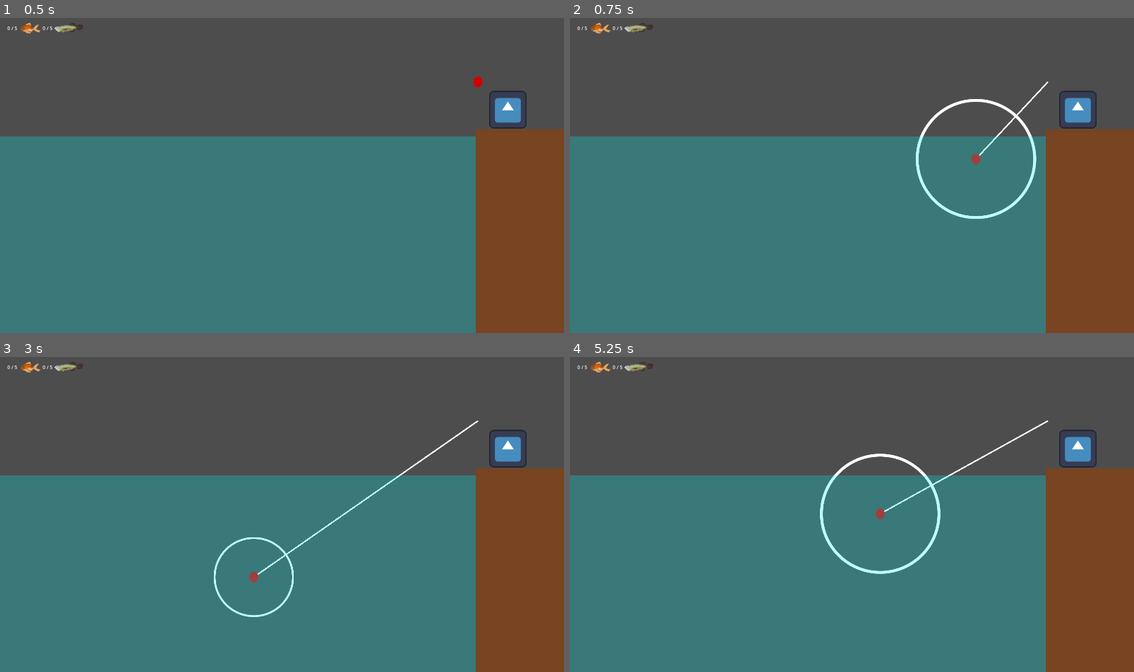
Above: before the commit, frames 1-4 (two rows, left to right).
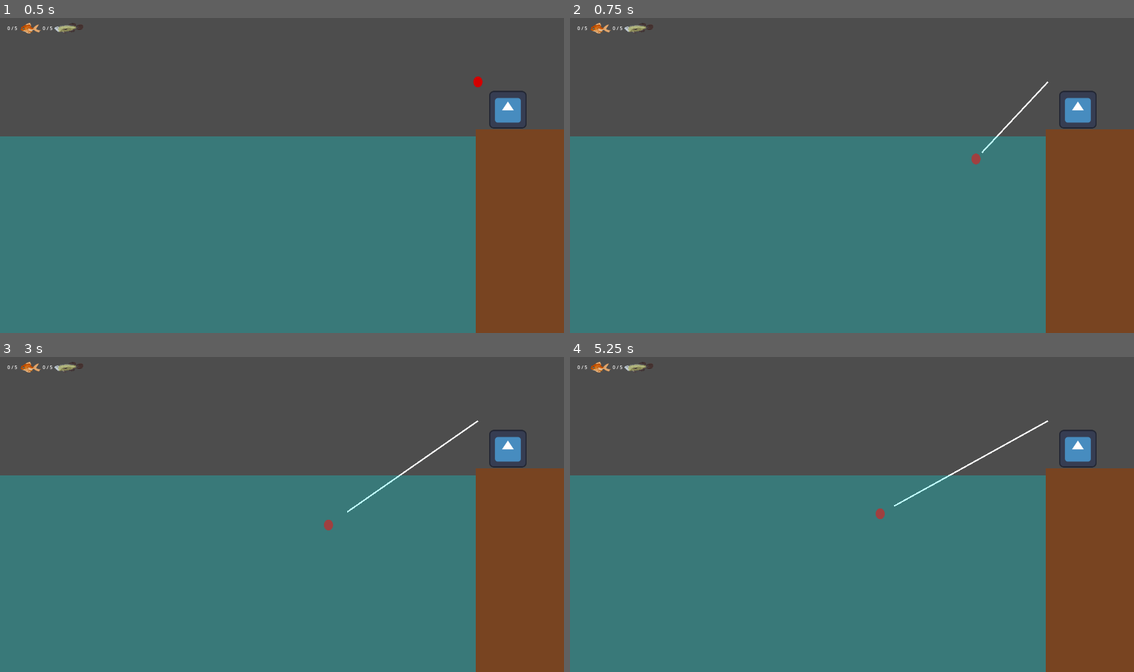
Above: after the commit, the same moments.

Repository: RajwolChapagain/Fishing-Mini-Game
Game: Godot game, scene res://main.tscn
Same seed, same stepped clock (60 frames per second), same inputs: the game is played once before the commit and once after it. The engine's default icon, where the game draws it, is replaced by a stand-in: a white triangle on a blue panel in a dark square.
Inputs (mouse positions are in pixels of both pictures, inside the frame that each line leads up to):
- Up to frame 1 (0.5 s): no input
- Up to frame 2 (0.75 s): tap Enter at 0.5 s; move the mouse to (976, 159) at 0.52 s; press the mouse at (976, 159) at 0.53 s
- Up to frame 3 (3 s): move the mouse to (169, 530) at 1.27 s; release the mouse at (169, 530) at 1.28 s; click (169, 530) at 1.35 s; tap Space at 2 s; move the mouse to (338, 445) at 2.02 s; press the mouse at (338, 445) at 2.03 s; tap Enter at 2.75 s; move the mouse to (253, 577) at 2.77 s; release the mouse at (253, 577) at 2.78 s; click (253, 577) at 2.85 s
- Up to frame 4 (5.25 s): move the mouse to (1021, 561) at 3.52 s; press the mouse at (1021, 561) at 3.53 s; tap Space at 4.25 s; move the mouse to (682, 467) at 4.27 s; release the mouse at (682, 467) at 4.28 s; click (682, 467) at 4.35 s; tap Enter at 5 s; move the mouse to (880, 514) at 5.02 s; press the mouse at (880, 514) at 5.03 s

Frame 1 is identical in both runs. In frame 2, 0.7% of the frame differs, in the area x 61-83%, y 25-64%; in frame 3, 0.5%; in frame 4, 0.7%, in the area x 44-66%, y 30-69%.

Commit message:
Add animation to fishing line

Diff:
--- a/fisherman.gd
+++ b/fisherman.gd
@@ -35,11 +35,12 @@
 
 func throw_fishing_line(pos):
 	if pos.x < $Marker2D.global_position.x and pos.y > water_level:
-		$Bobber.global_position = pos
+		var bobber_tween = get_tree().create_tween()
+		bobber_tween.tween_property($Bobber, "global_position", pos, 0.2)
 		is_thrown = true
-		$Bobber/SpookRadius/Sprite2D.visible = true
-		var tween = get_tree().create_tween()
-		tween.tween_property($Bobber/SpookRadius/Sprite2D, "scale", Vector2(1, 1), 0.3)
+		#$Bobber/SpookRadius/Sprite2D.visible = true
+		#var tween = get_tree().create_tween()
+		#tween.tween_property($Bobber/SpookRadius/Sprite2D, "scale", Vector2(1, 1), 0.3)
 		await get_tree().create_timer(0.5).timeout
 		$Bobber/SpookRadius.monitorable = false
 		$Bobber/SpookRadius/Sprite2D.scale = Vector2.ZERO
